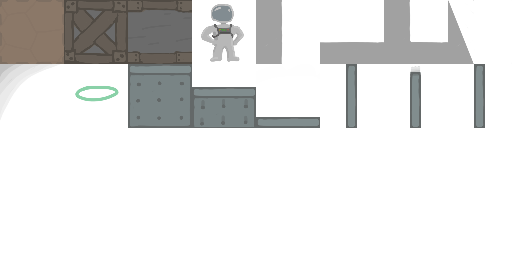
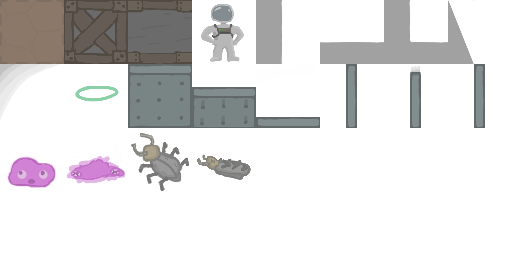
Layer changes from the first 512x256 image to the second:
painted on "Shadows" over [6, 132, 251, 191]
painted on "Base Tiles" over [6, 132, 251, 191]
